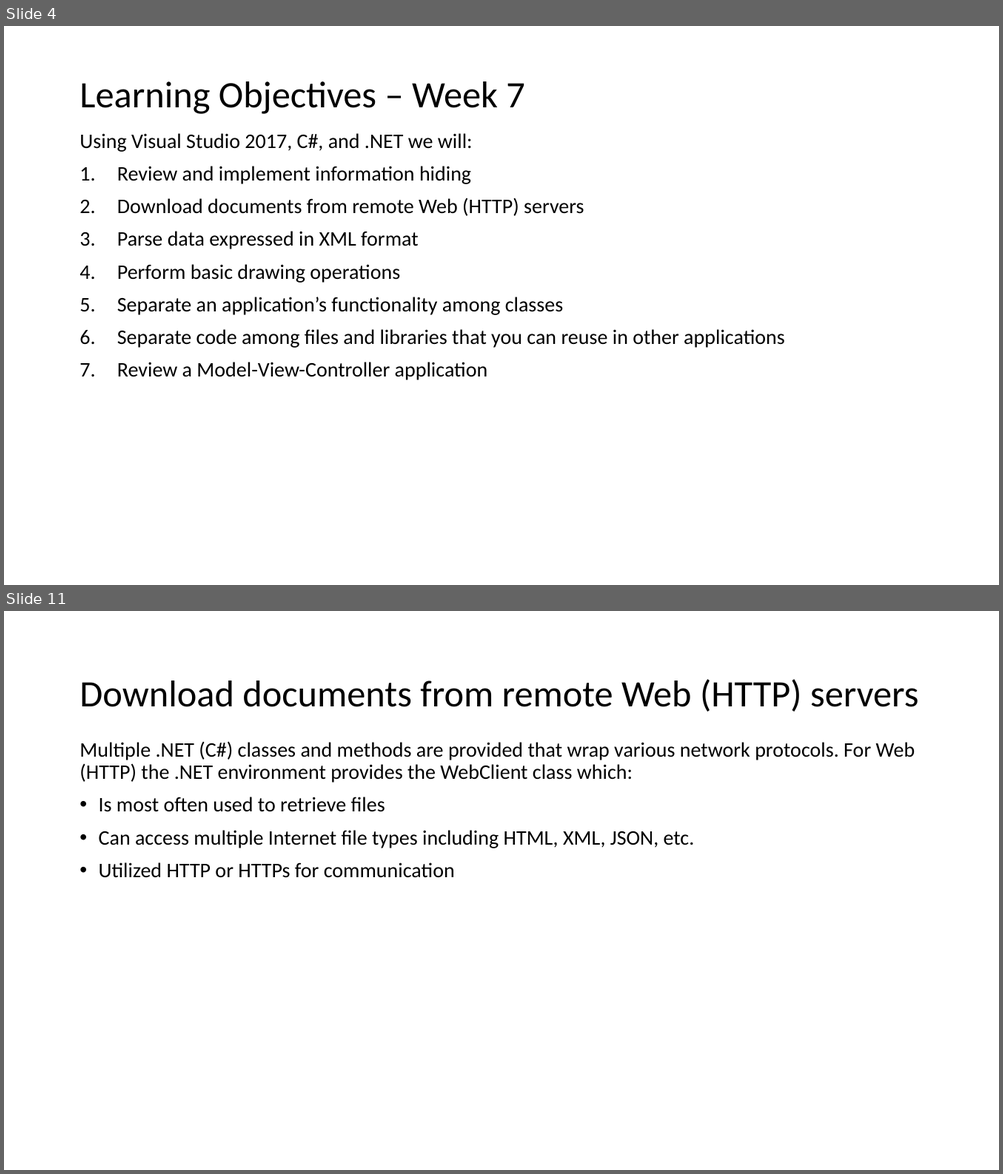
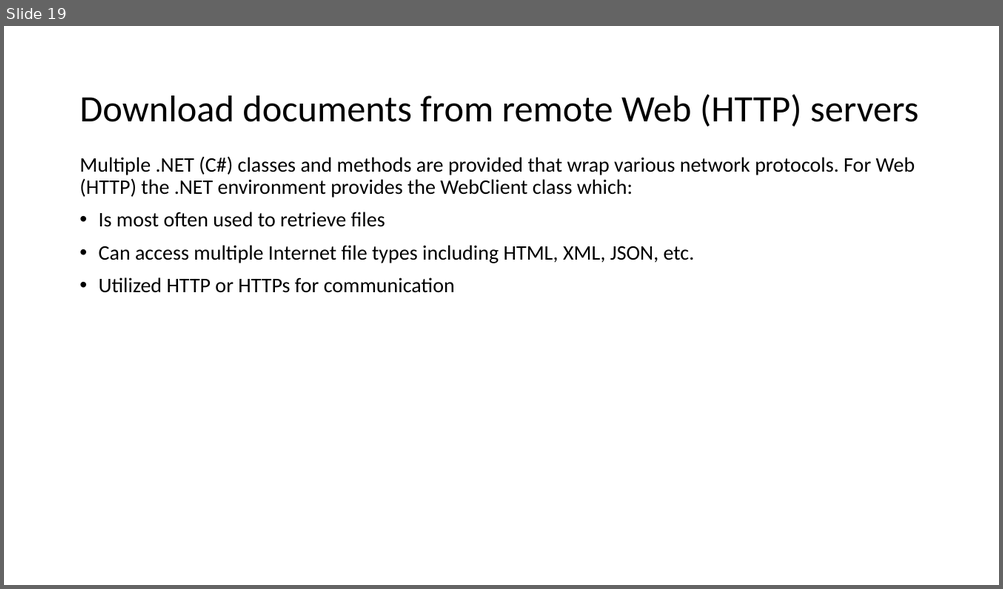
Before and after one commit to EricJPogue/www-epogue-info, a slide deck: CPSC-24500/Week08/2017SpringW08Slides.pptx. Shown one above the other, each under a label of ours: slides 4 and 11 before the commit, slide 19 after it; the slides between them are not shown. The pictures are 1003x1174 and 1003x589 pixels, drawn with LibreOffice and Linux fonts; fonts in the diff are those of the drawing. Boxes give left, top, right and bottom in pixels: in the first picture for what was removed or moved away, otherwise in the second. Text is boxed around its words. In the diff, an @@ line names an element or a change of style, - is before the commit and + after.

```diff
--- a/CPSC-24500/Week08/2017SpringW08Slides.pptx
+++ b/CPSC-24500/Week08/2017SpringW08Slides.pptx
@@ slide 4 removed at (x1=4, y1=26, x2=999, y2=585), background #FFFFFF @@
@@ title removed at (x1=79, y1=82, x2=525, y2=114) @@
-Learning Objectives – Week 7
@@ text removed at (x1=79, y1=133, x2=785, y2=380) @@
-Using Visual Studio 2017, C#, and .NET we will:
-1. Review and implement information hiding
-2. Download documents from remote Web (HTTP) servers
-3. Parse data expressed in XML format
-4. Perform basic drawing operations
-5. Separate an application’s functionality among classes
-6. Separate code among files and libraries that you can reuse in other applications
-7. Review a Model-View-Controller application
@@ what was slide 11 is now slide 19 @@
```
Also in this commit, not shown: 4 slides changed, 15 slides added, 9 other slides removed, 3 other files.
